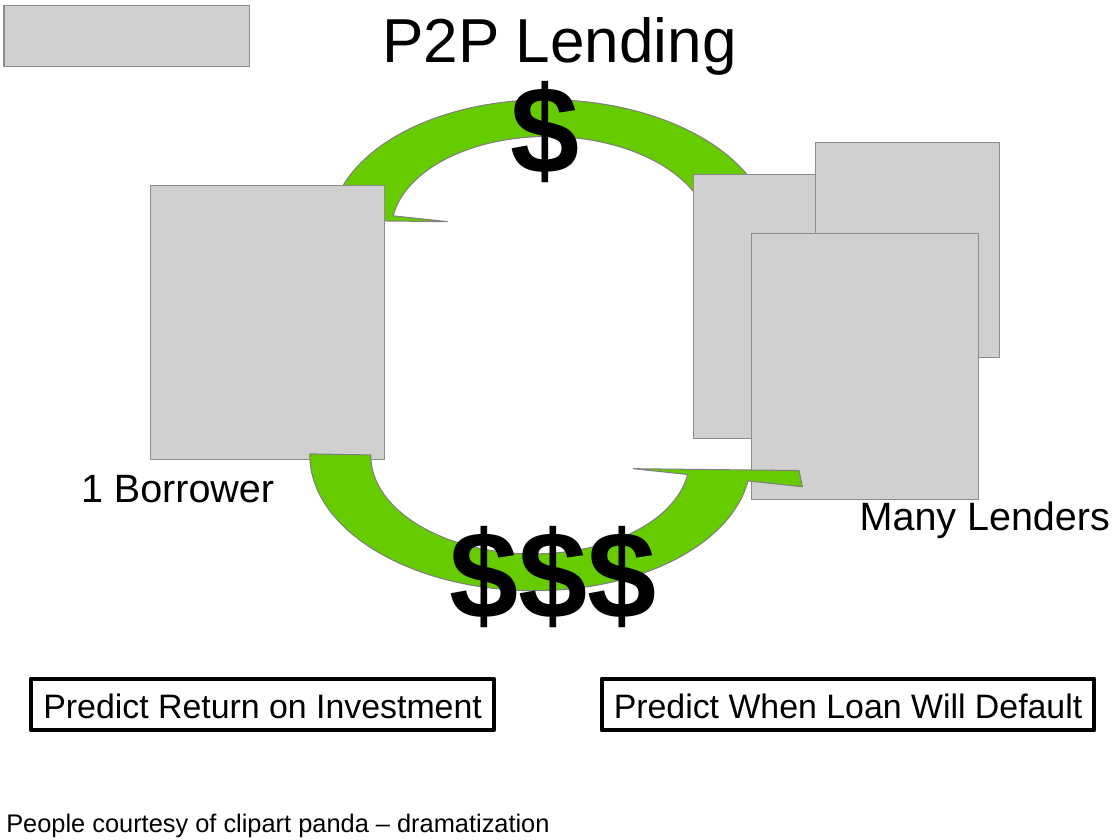
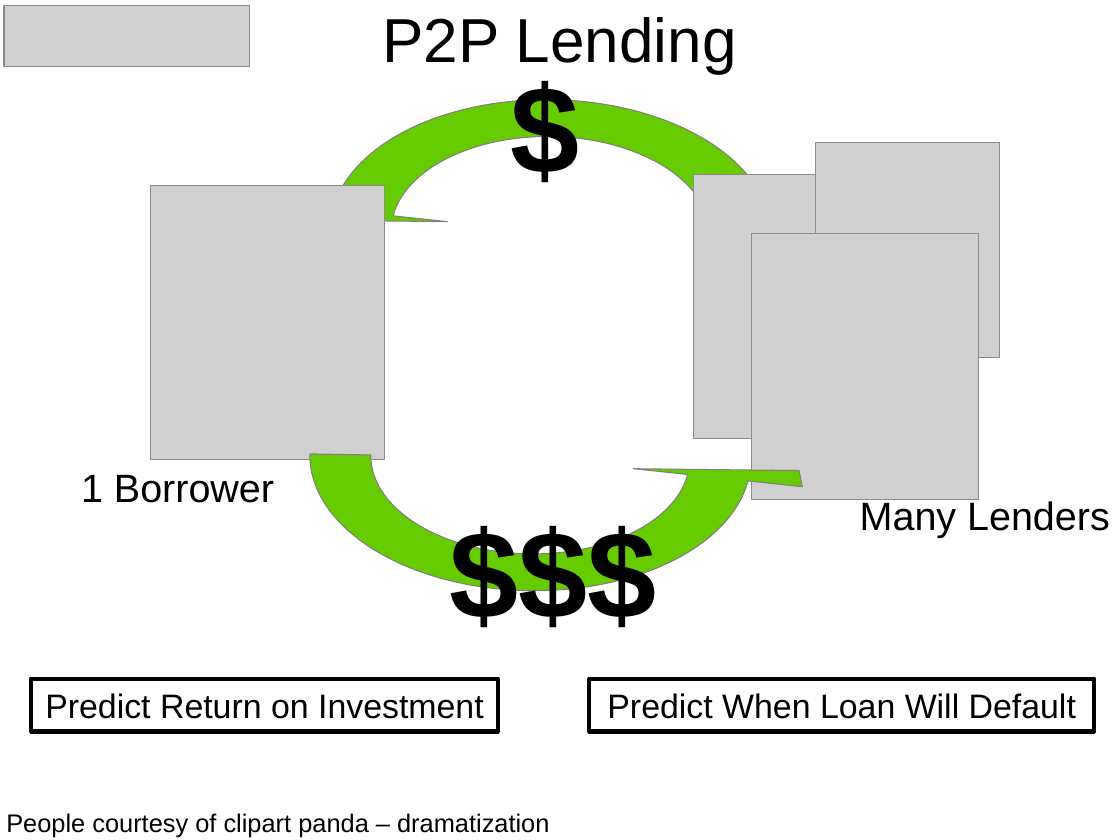
Before and after one commit to abradle2/LendingLounge, a slide deck: slide 2 of presentations/Bradley_week1.ppt. Drawn at 1120x840 pixels with LibreOffice and Linux fonts; fonts in the diff are those of the drawing; grey boxes stand for pictures. Boxes give left, top, right and bottom in pixels: in the first picture for what was removed or moved away, otherwise in the second. Text is boxed around its words. In the diff, an @@ line names an element or a change of style, - is before the commit and + after.

Commit message:
added classifier for defaults

```diff
--- a/presentations/Bradley_week1.ppt
+++ b/presentations/Bradley_week1.ppt
@@ rectangle "Predict Return on Investment": place and size @@
-rectangle "Predict Return on Investment" at [32, 679, 494, 731]
+rectangle "Predict Return on Investment" at [32, 679, 498, 732]
@@ rectangle "Predict Return on Investment" at [32, 679, 498, 732]: alignment left to centre @@
@@ rectangle "Predict When Loan Will Default" at [589, 679, 1095, 732]: alignment left to centre @@
@@ rectangle "Predict When Loan Will Default": place and size @@
-rectangle "Predict When Loan Will Default" at [602, 679, 1095, 731]
+rectangle "Predict When Loan Will Default" at [589, 679, 1095, 732]
```
Also in this commit, not shown: 1 other slide changed, 18 other files.
